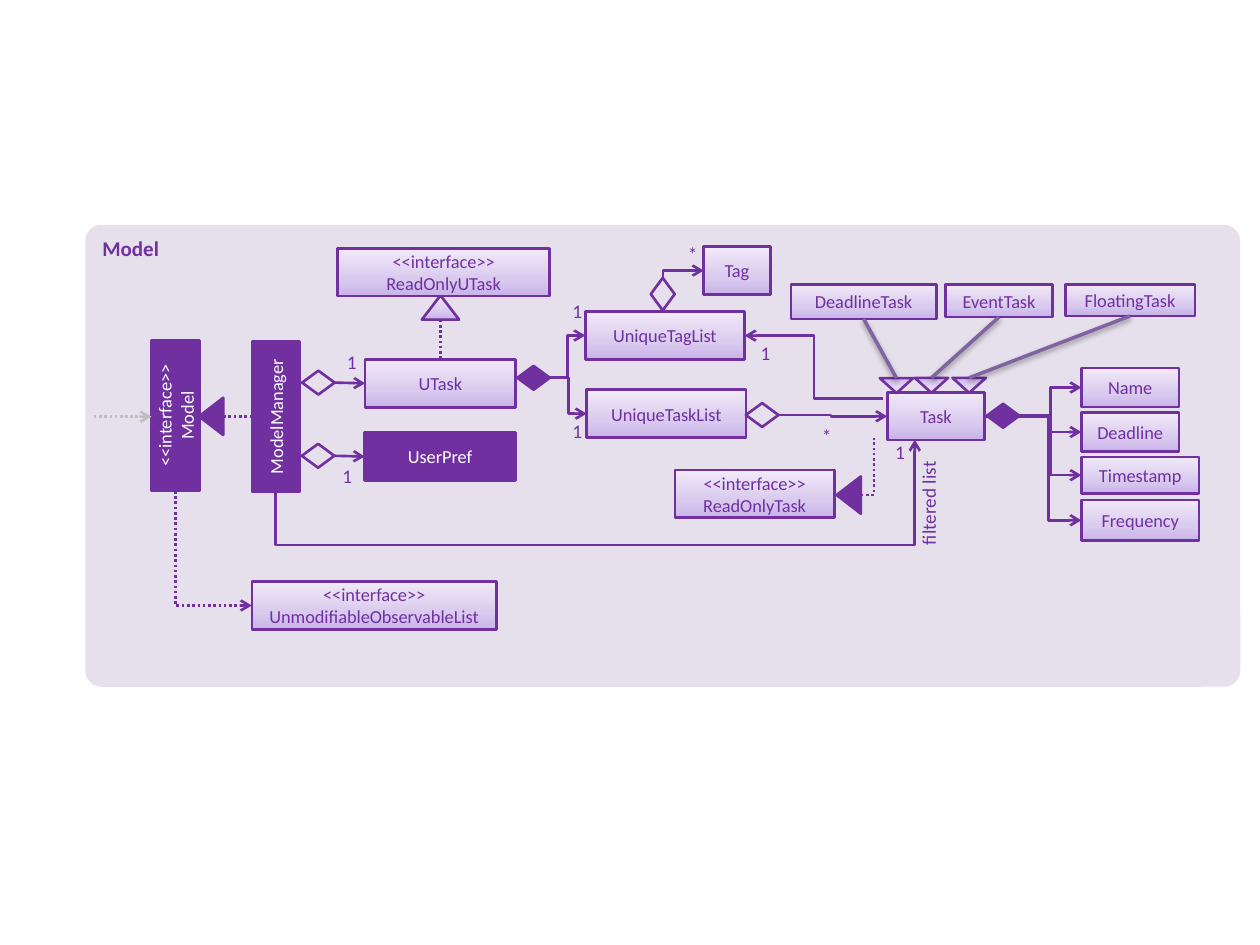
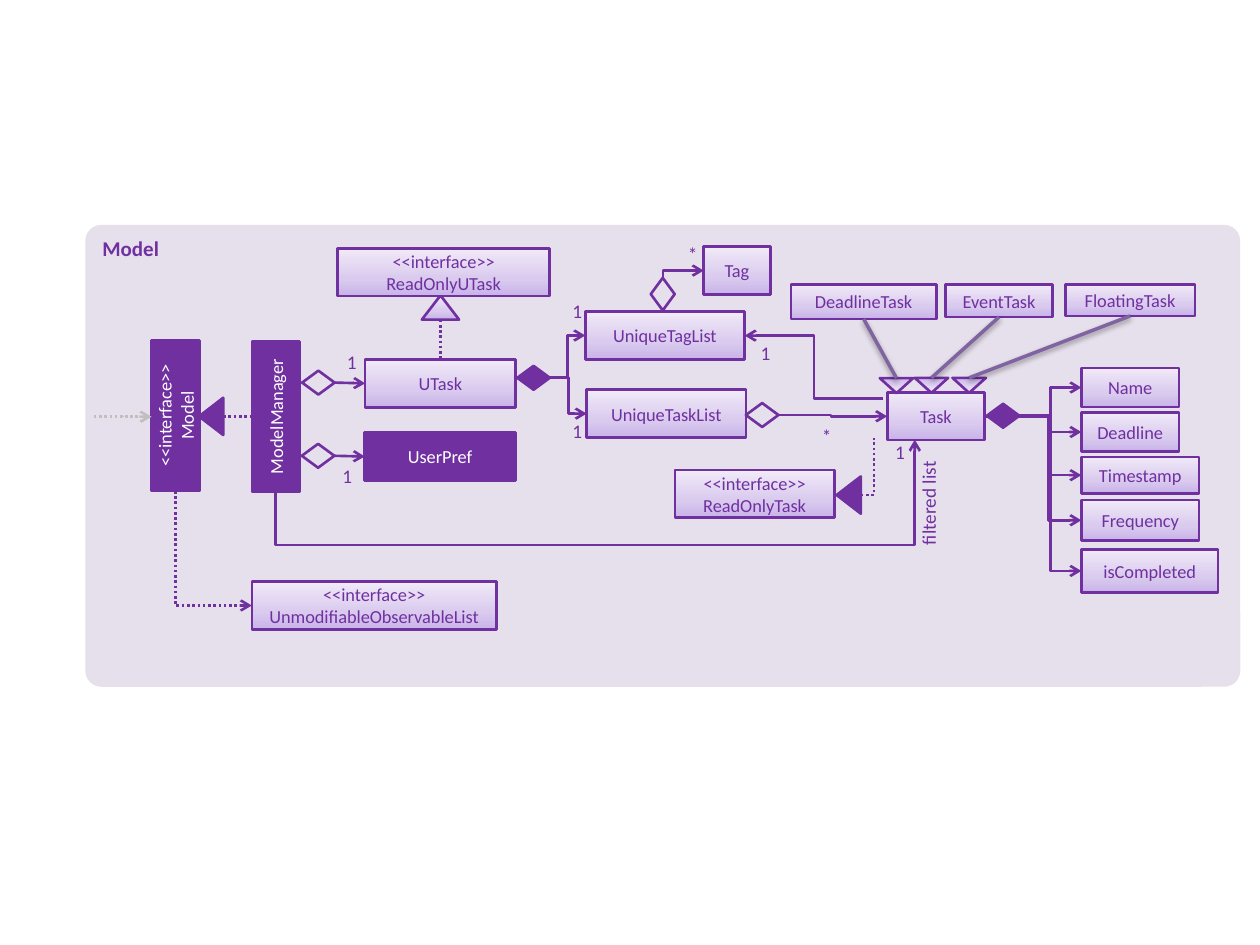
Before and after one commit to CS2103JAN2017-W13-B1/main, a slide deck: slide 1 of docs/diagrams/ModelComponentClassDiagram.pptx. Drawn at 1260x945 pixels with LibreOffice and Linux fonts; fonts in the diff are those of the drawing. Boxes give left, top, right and bottom in pixels: in the first picture for what was removed or moved away, otherwise in the second. Text is boxed around its words. In the diff, an @@ line names an element or a change of style, - is before the commit and + after.

```diff
--- a/docs/diagrams/ModelComponentClassDiagram.pptx
+++ b/docs/diagrams/ModelComponentClassDiagram.pptx
@@ elbow arrow added from (1019, 416) to (1081, 571), #7030A0 1.5 pt @@
@@ rectangle added at <box>1081,549,1217,593</box>, fill gradient #C9B5E8 to #D8CBEE to #F0EAF9, outline #7030A0 1.5 pt, 10.5 pt, text #7030A0 @@
+isCompleted
```
Also in this commit, not shown: 1 other file.
